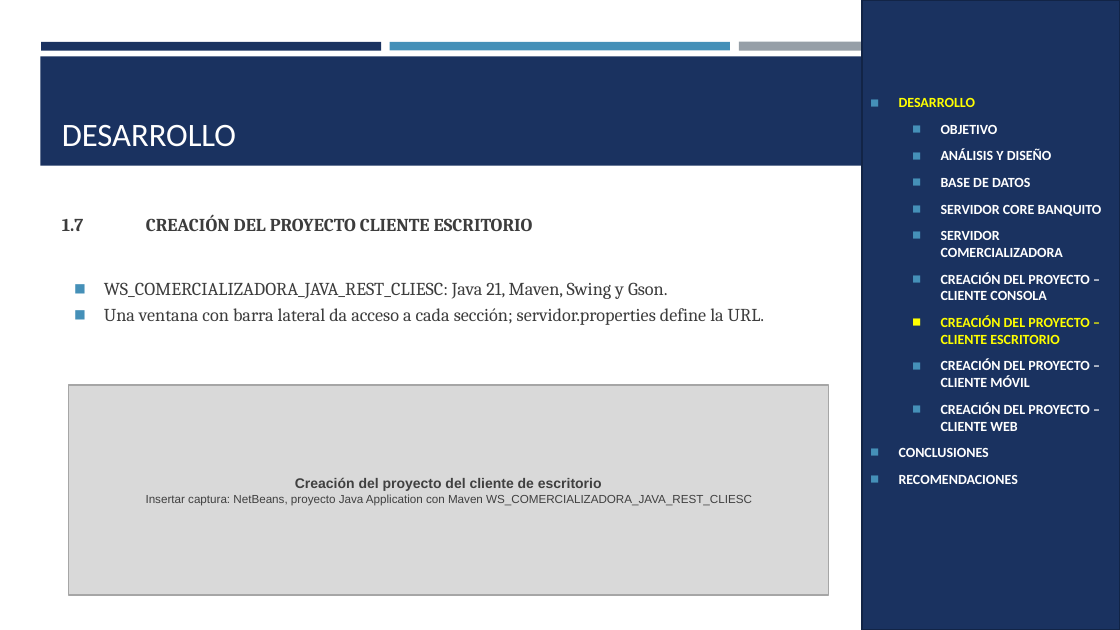
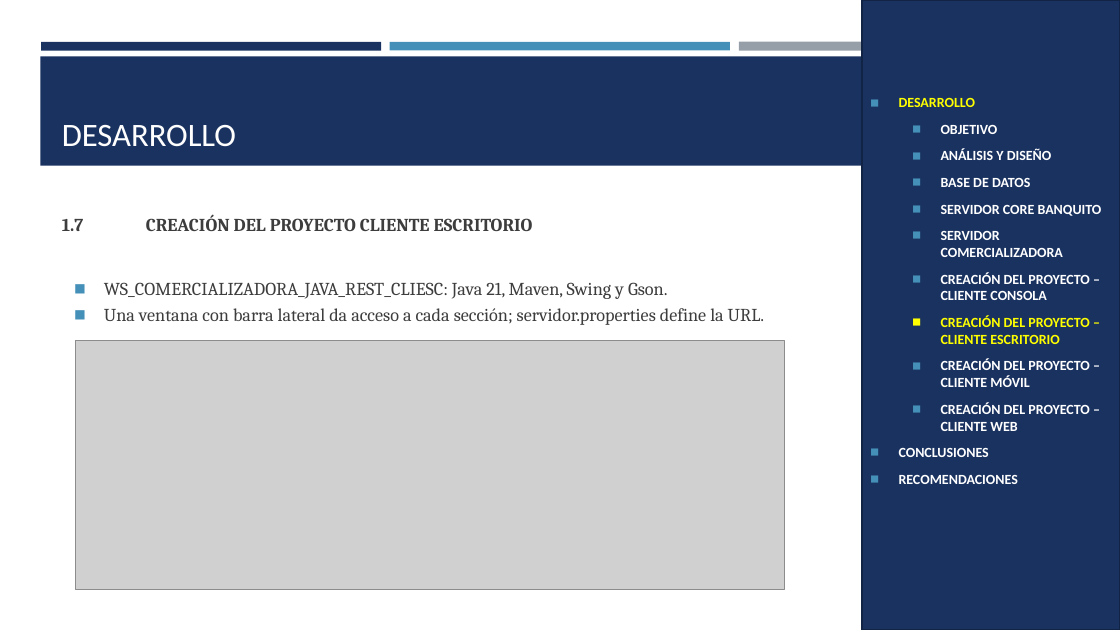
Before and after one commit to Teo344/Arquitectura_GRUPO03, a slide deck: slide 32 of EX.1.1. PAO202651_BANQUITO_CELULARES_RESTFUL_JAVA_NRC36884_GR03/05. DOCUMENTACION/PRESENTACION EX.1.1. BANQUITO CELULARES RESTFUL con BDD LOCAL en JAVA GR03.pptx. Drawn at 1120x630 pixels with LibreOffice and Linux fonts; fonts in the diff are those of the drawing; grey boxes stand for pictures. Boxes give left, top, right and bottom in pixels: in the first picture for what was removed or moved away, otherwise in the second. Text is boxed around its words. In the diff, an @@ line names an element or a change of style, - is before the commit and + after.

```diff
--- a/EX.1.1. PAO202651_BANQUITO_CELULARES_RESTFUL_JAVA_NRC36884_GR03/05. DOCUMENTACION/PRESENTACION EX.1.1. BANQUITO CELULARES RESTFUL con BDD LOCAL en JAVA GR03.pptx
+++ b/EX.1.1. PAO202651_BANQUITO_CELULARES_RESTFUL_JAVA_NRC36884_GR03/05. DOCUMENTACION/PRESENTACION EX.1.1. BANQUITO CELULARES RESTFUL con BDD LOCAL en JAVA GR03.pptx
@@ picture added at [76,340,785,589] @@
@@ rectangle removed at [69,385,828,595] @@
-Creación del proyecto del cliente de escritorio
-Insertar captura: NetBeans, proyecto Java Application con Maven WS_COMERCIALIZADORA_JAVA_REST_CLIESC
```
Also in this commit, not shown: 23 other slides changed.
